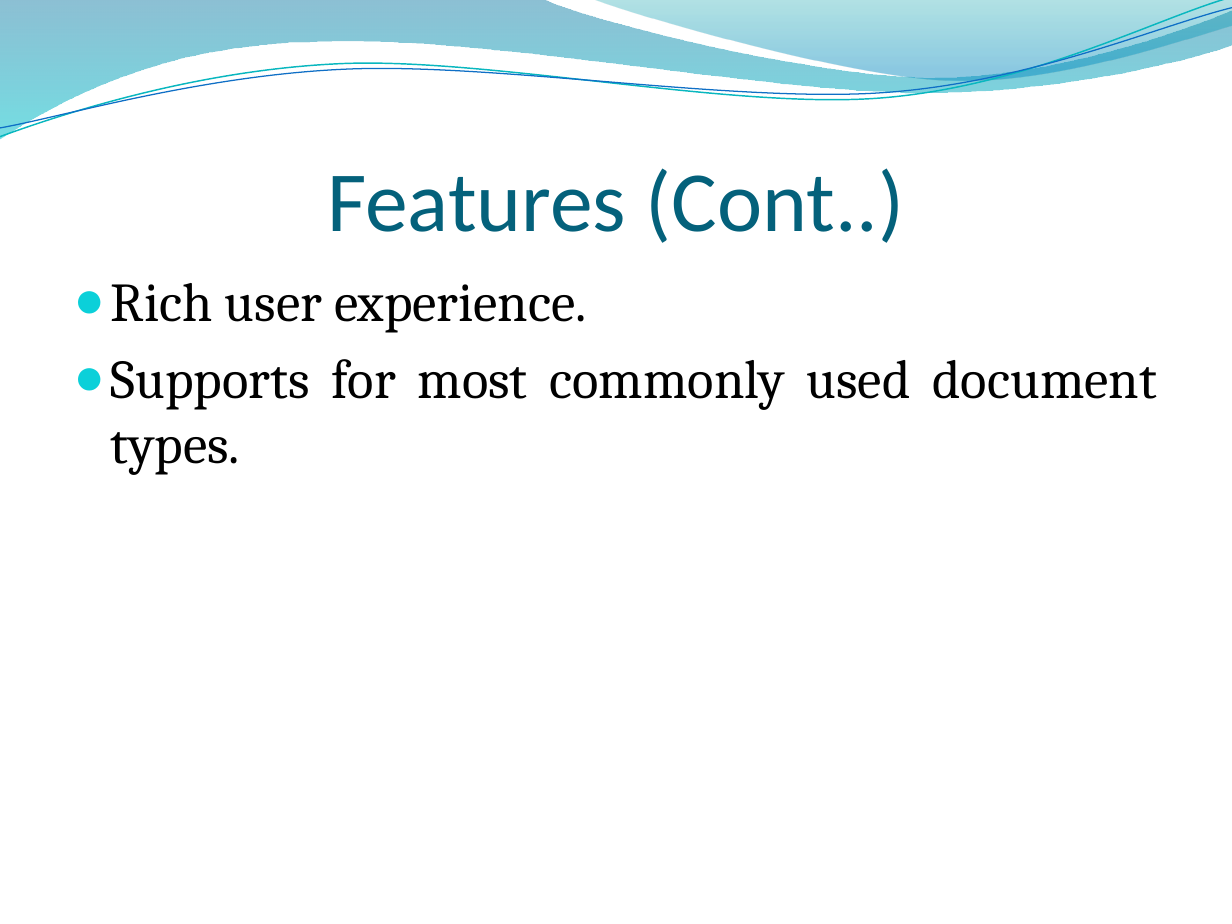
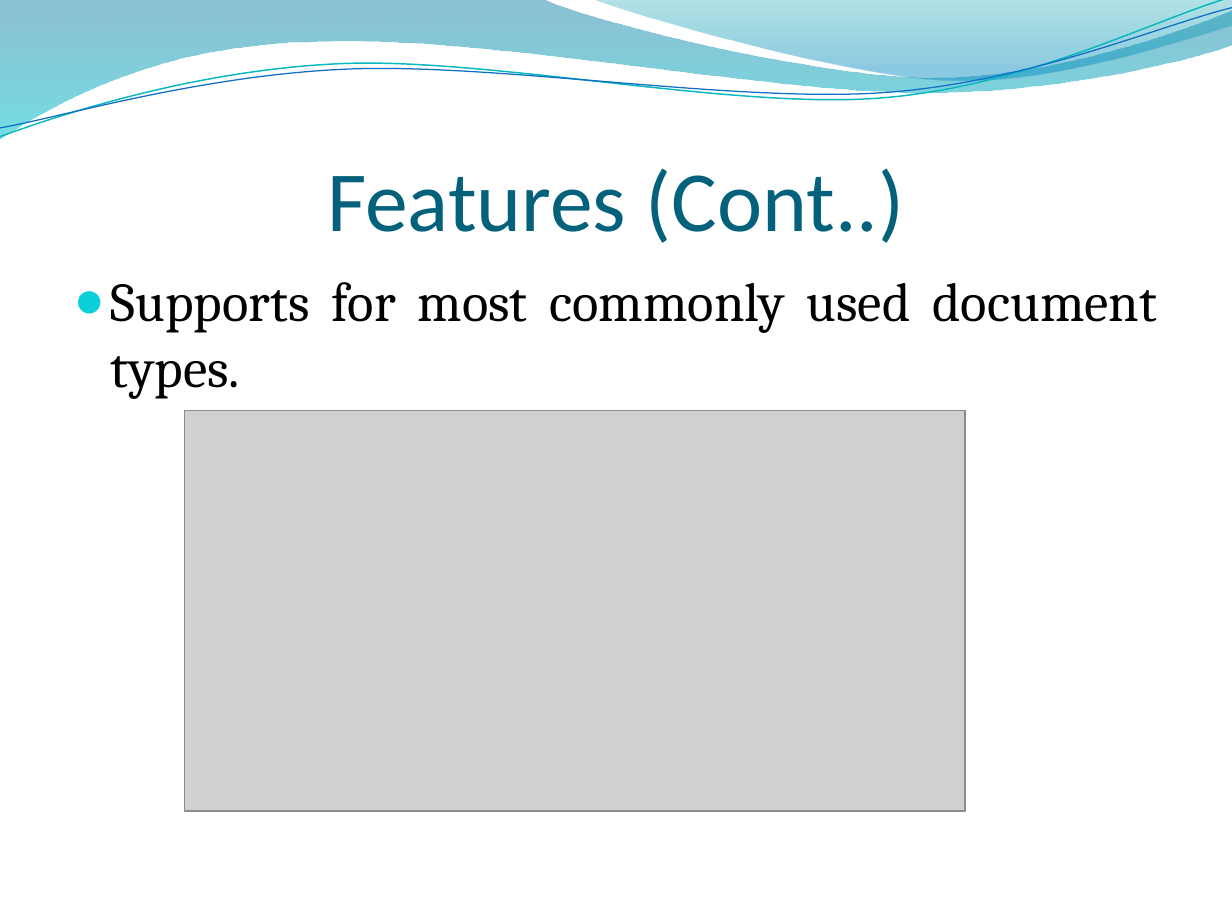
Before and after one commit to RizwanSaeedi/project-plagiabust, a slide deck: slide 11 of project docs/Final Presentation.pptx (slide 10 before the commit). Drawn at 1232x924 pixels with LibreOffice and Linux fonts; fonts in the diff are those of the drawing; grey boxes stand for pictures; background and template pictures are left out. Boxes give left, top, right and bottom in pixels: in the first picture for what was removed or moved away, otherwise in the second. Text is boxed around its words. In the diff, an @@ line names an element or a change of style, - is before the commit and + after.

```diff
--- a/project docs/Final Presentation.pptx
+++ b/project docs/Final Presentation.pptx
@@ text at [111, 283, 587, 333]: paragraph removed @@
-● Rich user experience.
@@ picture added at [185, 410, 965, 811] @@
```
Also in this commit, not shown: 6 other slides changed, 1 slide added.
